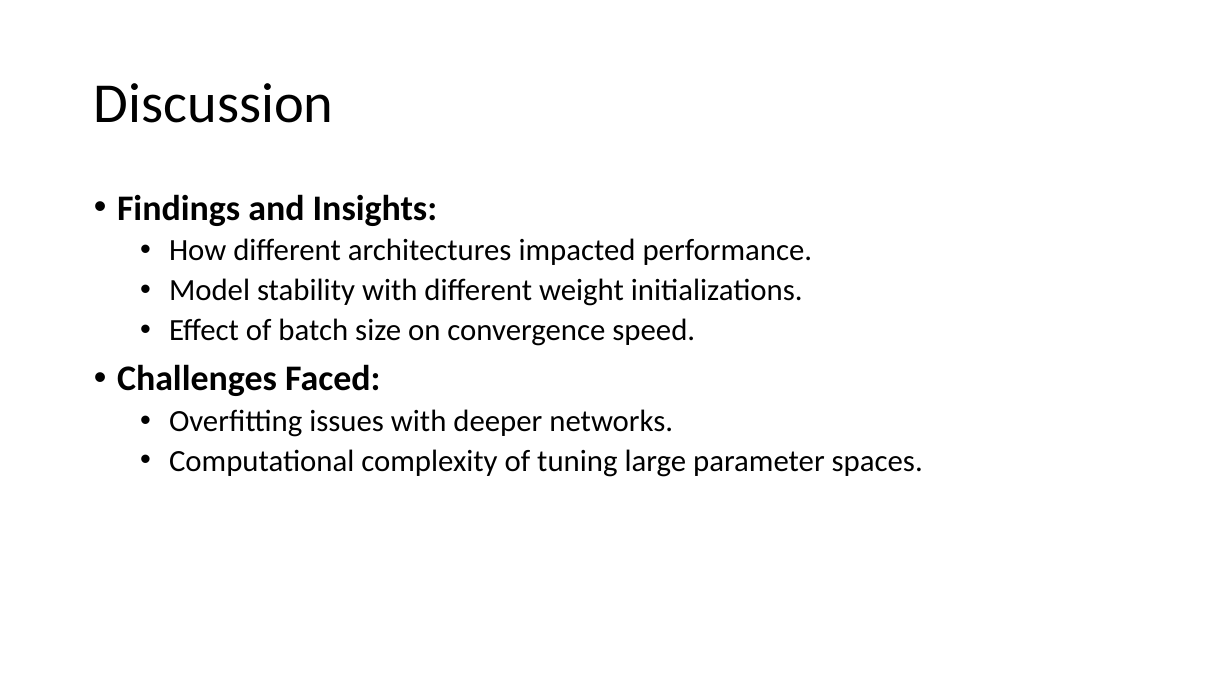
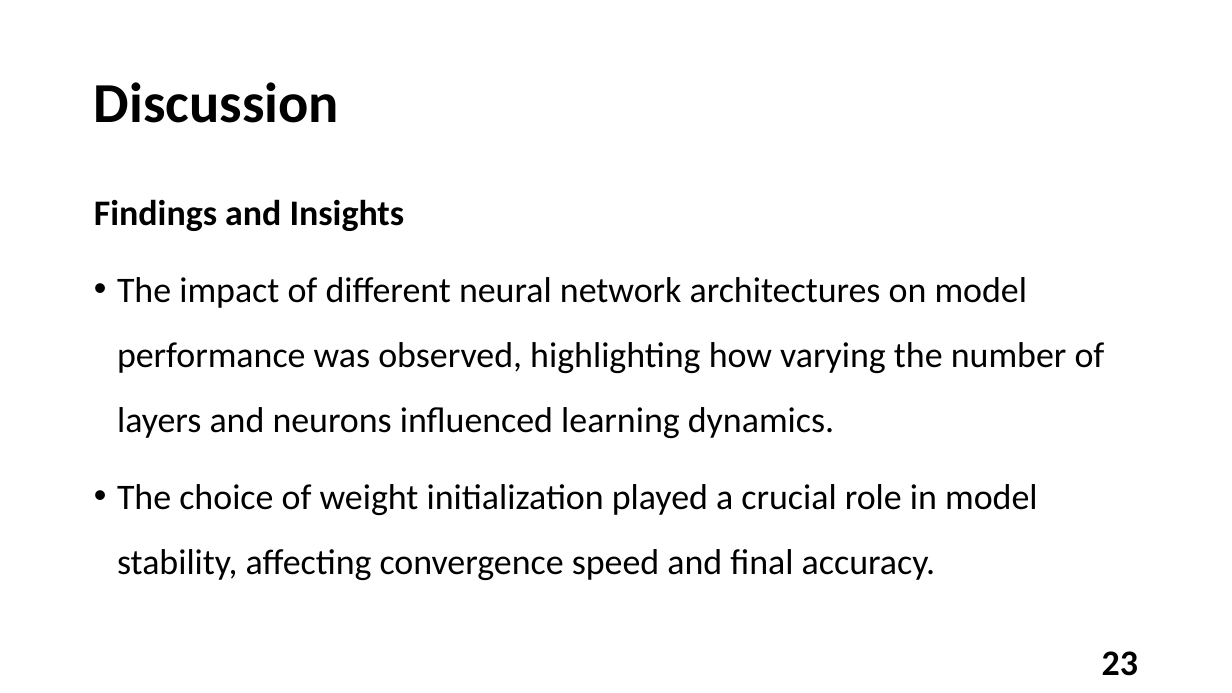
Before and after one commit to Tsion-Ketema/Machine_learning_project_2024, a slide deck: slide 23 of report_slide.pptx (slide 16 before the commit). Drawn at 1232x693 pixels with LibreOffice and Linux fonts; fonts in the diff are those of the drawing. Boxes give left, top, right and bottom in pixels: in the first picture for what was removed or moved away, otherwise in the second. Text is boxed around its words. In the diff, an @@ line names an element or a change of style, - is before the commit and + after.

```diff
--- a/report_slide.pptx
+++ b/report_slide.pptx
@@ title "Discussion" at (94,82,339,123): bold on @@
@@ text at (94,199,1105,580): text changed; size 24 to 28 pt @@
-• Findings and Insights:
-  • How different architectures impacted performance.
-  • Model stability with different weight initializations.
-  • Effect of batch size on convergence speed.
-• Challenges Faced:
-  • Overfitting issues with deeper networks.
-  • Computational complexity of tuning large parameter spaces.
+Findings and Insights
+• The impact of different neural network architectures on model performance was observed, highlighting how varying the number of layers and neurons influenced learning dynamics.
+• The choice of weight initialization played a crucial role in model stability, affecting convergence speed and final accuracy.
@@ page number added at (1102,651,1138,676), 28 pt, text #000000, bold @@
+23
```
Also in this commit, not shown: 9 other slides changed, 17 slides added, 10 slides removed, 23 other files.
